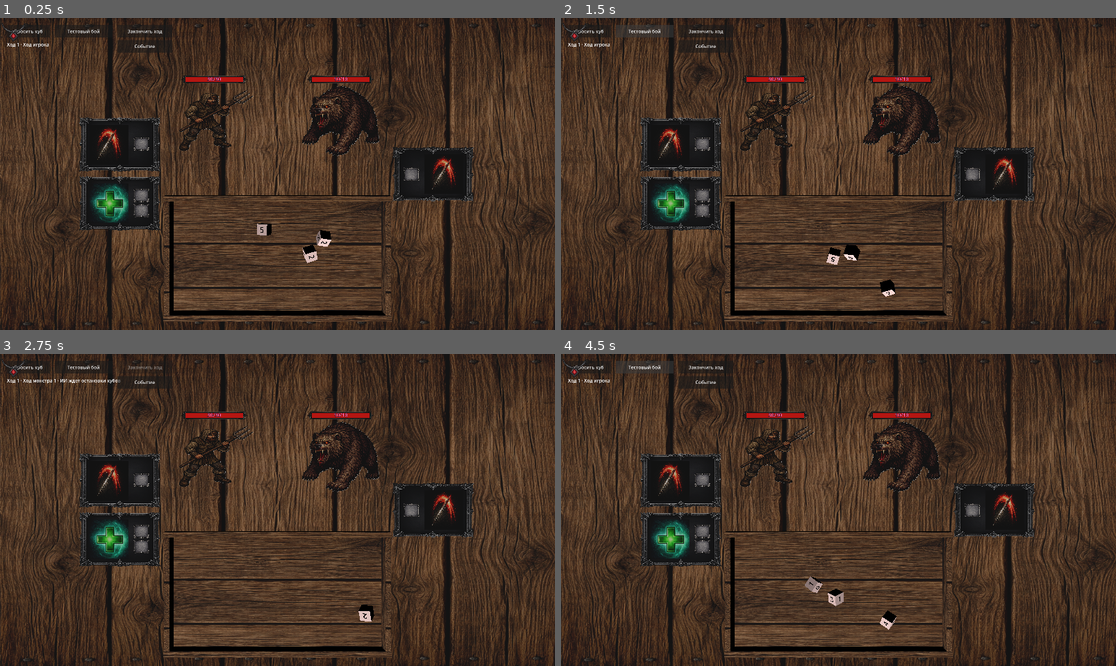
Above: before the commit, frames 1-4 (two rows, left to right).
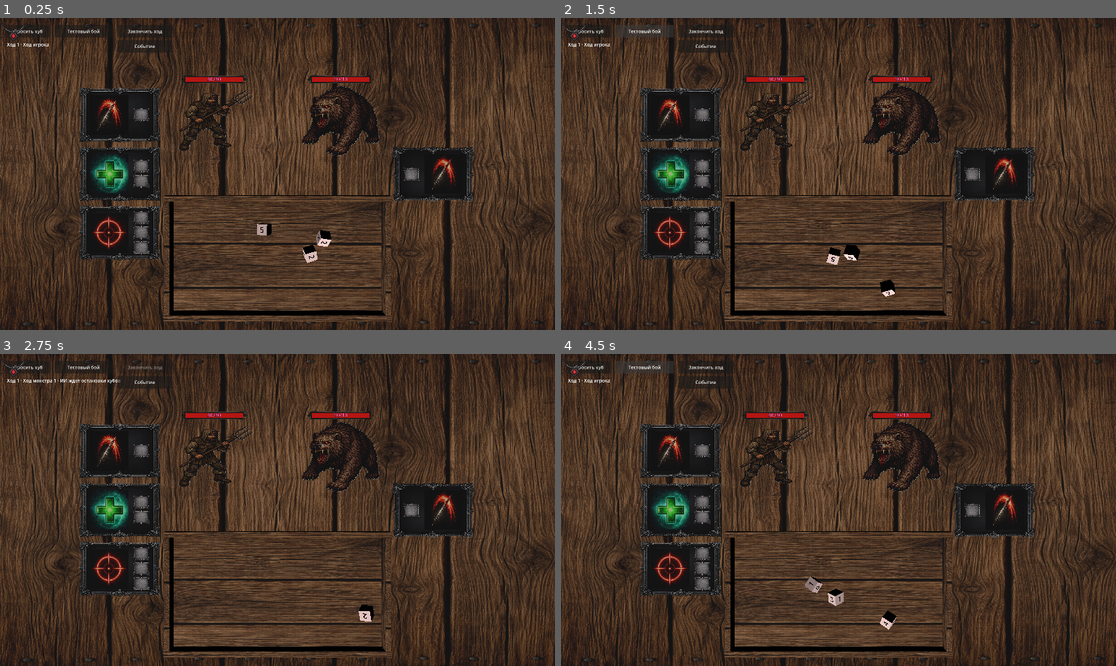
Above: after the commit, the same moments.

Repository: olegbogai-web/dicegame
Game: Godot game, scene res://scenes/new_battle_table.tscn
Two runs of this game, one before a commit and one after it. Both use one fixed random seed, a clock stepped at 60 frames per second and the inputs below. This scene is started directly instead of the project's main scene.
Inputs:
- Up to frame 1 (0.25 s): no input
- Up to frame 2 (1.5 s): click "Бросить куб" at 0.5 s; click "Тестовый бой" at 1.25 s
- Up to frame 3 (2.75 s): click "Закончить ход" at 2 s
- Up to frame 4 (4.5 s): click "Событие" at 2.75 s; click "Бросить куб" at 3.5 s; click "Тестовый бой" at 4.25 s

The runs differ from the first frame. In frame 1, 5.1% of the frame differs, in the area x 14-29%, y 22-78%; in frame 2, 5.1%; in frame 3, 5.1%; in frame 4, 5.1%.

Commit message:
Add strengthening ability and include it in player base loadout

Diff:
--- /dev/null
+++ b/content/abilities/definitions/strengthening.tres
@@ -0,0 +1,66 @@
+[gd_resource type="Resource" script_class="AbilityDefinition" format=3]
+
+[ext_resource type="Script" uid="uid://hkq3wkhbbh1u" path="res://content/abilities/resources/ability_definition.gd" id="1_ability"]
+[ext_resource type="Script" uid="uid://lfpdg732cjt" path="res://content/abilities/resources/ability_condition.gd" id="2_condition"]
+[ext_resource type="Script" uid="uid://cijja5c0f6ibw" path="res://content/abilities/resources/ability_cost.gd" id="3_cost"]
+[ext_resource type="Script" uid="uid://vqakigfsnb18" path="res://content/abilities/resources/ability_dice_condition.gd" id="4_dice_condition"]
+[ext_resource type="Script" uid="uid://c2t7x3op44t3s" path="res://content/abilities/resources/ability_target_rule.gd" id="5_target_rule"]
+[ext_resource type="Script" uid="uid://drneiu6png0u3" path="res://content/abilities/resources/ability_effect_definition.gd" id="6_effect"]
+[ext_resource type="Texture2D" path="res://assets/ability/strengthening.png" id="7_icon"]
+[ext_resource type="Resource" path="res://content/statuses/definitions/strength.tres" id="8_strength_status"]
+
+[sub_resource type="Resource" id="AbilityDiceCondition_pay"]
+script = ExtResource("4_dice_condition")
+required_count = 3
+required_tags = PackedStringArray()
+forbidden_tags = PackedStringArray()
+accepted_face_ids = PackedStringArray()
+consume_order = PackedStringArray()
+
+[sub_resource type="Resource" id="AbilityCost_main"]
+script = ExtResource("3_cost")
+dice_conditions = Array[ExtResource("4_dice_condition")]([SubResource("AbilityDiceCondition_pay")])
+
+[sub_resource type="Resource" id="AbilityCondition_total_nine"]
+script = ExtResource("2_condition")
+condition_id = "selected_dice_total_nine"
+predicate = &"selected_dice_total_equals"
+parameters = {
+"max_dice_count": 3,
+"min_dice_count": 1,
+"total": 9
+}
+
+[sub_resource type="Resource" id="AbilityEffect_apply_strength"]
+script = ExtResource("6_effect")
+effect_id = "strengthening_apply_strength"
+effect_type = &"apply_status"
+dice_query_tags = PackedStringArray()
+parameters = {
+"stacks": 2,
+"status_definition": ExtResource("8_strength_status")
+}
+
+[sub_resource type="Resource" id="AbilityTargetRule_self"]
+script = ExtResource("5_target_rule")
+side = 3
+selection = 0
+min_targets = 0
+max_targets = 0
+allow_self = true
+required_tags = PackedStringArray()
+forbidden_tags = PackedStringArray()
+
+[resource]
+script = ExtResource("1_ability")
+ability_id = "strengthening"
+display_name = "Усиление"
+description = "Требует сумму значений выбранных кубов 9 (до 3 кубов). Накладывает Сила +2."
+icon = ExtResource("7_icon")
+tags = PackedStringArray("support", "buff", "strength")
+owner_scope = 0
+cost = SubResource("AbilityCost_main")
+target_rule = SubResource("AbilityTargetRule_self")
+use_conditions = Array[ExtResource("2_condition")]([SubResource("AbilityCondition_total_nine")])
+effects = Array[ExtResource("6_effect")]([SubResource("AbilityEffect_apply_strength")])
+follow_up_ability_ids = PackedStringArray()
--- a/content/combat/runtime/battle_ability_runtime.gd
+++ b/content/combat/runtime/battle_ability_runtime.gd
@@ -26,7 +26,8 @@
 		return false
 	if ability.cost == null or not ability.cost.requires_dice():
 		return true
-	return collect_dice_for_ability(ability, dice_list, require_stopped).size() >= get_required_dice_count(ability)
+	var collected_dice := collect_dice_for_ability(ability, dice_list, require_stopped)
+	return collected_dice.size() >= get_required_dice_count(ability) and are_use_conditions_satisfied(ability, collected_dice)
 
 
 static func can_use_any_ability(
@@ -76,6 +77,37 @@
 	return selected
 
 
+static func are_use_conditions_satisfied(ability: AbilityDefinition, selected_dice: Array[Dice]) -> bool:
+	if ability == null:
+		return false
+	for condition in ability.use_conditions:
+		if condition == null:
+			continue
+		if condition.predicate == &"selected_die_top_face_parity":
+			if selected_dice.is_empty():
+				return false
+			var parity := String(condition.parameters.get("parity", ""))
+			var top_face_value := selected_dice[0].get_top_face_value()
+			if parity == "even" and top_face_value % 2 != 0:
+				return false
+			if parity == "odd" and top_face_value % 2 == 0:
+				return false
+		elif condition.predicate == &"selected_dice_total_equals":
+			var min_dice_count := maxi(int(condition.parameters.get("min_dice_count", 1)), 0)
+			var max_dice_count := maxi(int(condition.parameters.get("max_dice_count", selected_dice.size())), 0)
+			if selected_dice.size() < min_dice_count or selected_dice.size() > max_dice_count:
+				return false
+			var required_total := int(condition.parameters.get("total", 0))
+			var current_total := 0
+			for dice in selected_dice:
+				if dice == null or not is_instance_valid(dice):
+					return false
+				current_total += maxi(dice.get_top_face_value(), 0)
+			if current_total != required_total:
+				return false
+	return true
+
+
 static func filter_ready_dice(dice_list: Array[Dice], require_stopped: bool = false) -> Array[Dice]:
 	return _filter_candidate_dice(dice_list, require_stopped)
 
@@ -106,7 +138,7 @@
 	for forbidden_tag in dice_condition.forbidden_tags:
 		if dice_tags.has(forbidden_tag):
 			return false
-	return _satisfies_ability_use_conditions(dice, ability)
+	return _satisfies_selected_die_use_conditions(dice, ability)
 
 
 static func is_die_fully_stopped(dice: Dice) -> bool:
@@ -188,17 +220,18 @@
 	return selected if selected.size() >= required_count else []
 
 
-static func _satisfies_ability_use_conditions(dice: Dice, ability: AbilityDefinition) -> bool:
+static func _satisfies_selected_die_use_conditions(dice: Dice, ability: AbilityDefinition) -> bool:
 	if dice == null or ability == null:
 		return false
 	for condition in ability.use_conditions:
 		if condition == null:
 			continue
-		if condition.predicate == &"selected_die_top_face_parity":
-			var parity := String(condition.parameters.get("parity", ""))
-			var top_face_value := dice.get_top_face_value()
-			if parity == "even" and top_face_value % 2 != 0:
-				return false
-			if parity == "odd" and top_face_value % 2 == 0:
-				return false
+		if condition.predicate != &"selected_die_top_face_parity":
+			continue
+		var parity := String(condition.parameters.get("parity", ""))
+		var top_face_value := dice.get_top_face_value()
+		if parity == "even" and top_face_value % 2 != 0:
+			return false
+		if parity == "odd" and top_face_value % 2 == 0:
+			return false
 	return true
--- a/content/combat/runtime/battle_effect_runtime.gd
+++ b/content/combat/runtime/battle_effect_runtime.gd
@@ -4,6 +4,7 @@
 const BattleTurnRuntime = preload("res://content/combat/runtime/battle_turn_runtime.gd")
 const Dice = preload("res://content/dice/dice.gd")
 const StatusRuntime = preload("res://content/statuses/runtime/status_runtime.gd")
+const BattleAbilityRuntime = preload("res://content/combat/runtime/battle_ability_runtime.gd")
 
 
 static func activate_current_turn_ability(battle_room, ability: AbilityDefinition, target_descriptor: Dictionary) -> Dictionary:
@@ -19,6 +20,13 @@
 	for raw_dice in target_descriptor.get("consumed_dice", []):
 		if raw_dice is Dice:
 			consumed_dice.append(raw_dice as Dice)
+
+	if not BattleAbilityRuntime.are_use_conditions_satisfied(ability, consumed_dice):
+		return {
+			"success": false,
+			"affected_targets": [],
+			"battle_finished": BattleTurnRuntime.is_battle_over(battle_room),
+		}
 
 	var source_descriptor := _resolve_current_turn_source_descriptor(battle_room)
 	StatusRuntime.trigger_event(StatusRuntime.build_event_context(
--- a/content/entities/player.gd
+++ b/content/entities/player.gd
@@ -47,7 +47,7 @@
 	runtime_cube_global_map = base_stat.get_resolved_base_cube_global_map().duplicate(true)
 	runtime_reward_cube = base_stat.get_resolved_base_reward_cube().duplicate(true)
 	runtime_money_cube = base_stat.get_resolved_base_money_cube().duplicate(true)
-	ability_loadout = base_stat.starting_abilities.duplicate()
+	ability_loadout = base_stat.get_resolved_starting_abilities().duplicate()
 	artifacts_runtime.clear()
 	run_flags.clear()
 
--- a/content/entities/player_base_stat.gd
+++ b/content/entities/player_base_stat.gd
@@ -15,6 +15,9 @@
 const MONEY_DICE_SKIN := preload("res://assets/dice_edges/money_dice_skin.png")
 const DiceDefinitionScript = preload("res://content/dice/resources/dice_definition.gd")
 const DiceFaceDefinitionScript = preload("res://content/dice/resources/dice_face_definition.gd")
+const STARTING_COMMON_ATTACK_ABILITY := preload("res://content/abilities/definitions/common_attack.tres")
+const STARTING_HEAL_ABILITY := preload("res://content/abilities/definitions/heal.tres")
+const STARTING_STRENGTHENING_ABILITY := preload("res://content/abilities/definitions/strengthening.tres")
 
 @export_category("Identity")
 @export var player_id := ""
@@ -51,7 +54,7 @@
 		return false
 	if get_resolved_base_money_cube() == null:
 		return false
-	for ability_definition in starting_abilities:
+	for ability_definition in get_resolved_starting_abilities():
 		if ability_definition == null or not ability_definition.supports_owner(true):
 			return false
 	for artifact_definition in get_resolved_artifacts_base():
@@ -76,6 +79,12 @@
 	if base_money_cube != null:
 		return base_money_cube
 	return _build_default_money_cube_definition()
+
+
+func get_resolved_starting_abilities() -> Array[AbilityDefinition]:
+	if not starting_abilities.is_empty():
+		return starting_abilities
+	return _build_default_starting_abilities()
 
 
 func get_resolved_artifacts_base() -> Array[ArtifactDefinition]:
@@ -143,6 +152,14 @@
 	return []
 
 
+func _build_default_starting_abilities() -> Array[AbilityDefinition]:
+	return [
+		STARTING_COMMON_ATTACK_ABILITY,
+		STARTING_HEAL_ABILITY,
+		STARTING_STRENGTHENING_ABILITY,
+	]
+
+
 func _build_money_face(value: String) -> DiceFaceDefinition:
 	var face := DiceFaceDefinitionScript.new()
 	face.text_value = value
--- a/content/global_map/runtime/global_map_flow_orchestrator.gd
+++ b/content/global_map/runtime/global_map_flow_orchestrator.gd
@@ -348,7 +348,6 @@
 	var base_stat := PlayerBaseStat.new()
 	base_stat.player_id = "global_map_runtime_player"
 	base_stat.display_name = "GlobalMapRuntimePlayer"
-	base_stat.starting_abilities = []
 	var player := Player.new(base_stat)
 	GlobalMapRuntimeState.save_runtime_player(player)
 	return player
--- a/content/rooms/subclasses/battle_room.gd
+++ b/content/rooms/subclasses/battle_room.gd
@@ -6,6 +6,7 @@
 const TEST_MONSTER_DEFINITION := preload("res://content/monsters/definitions/test_monster.tres")
 const COMMON_ATTACK_ABILITY := preload("res://content/abilities/definitions/common_attack.tres")
 const HEAL_ABILITY := preload("res://content/abilities/definitions/heal.tres")
+const STRENGTHENING_ABILITY := preload("res://content/abilities/definitions/strengthening.tres")
 const BattleAbilityRuntime = preload("res://content/combat/runtime/battle_ability_runtime.gd")
 const BattleTurnRuntime = preload("res://content/combat/runtime/battle_turn_runtime.gd")
 const BattleEffectRuntime = preload("res://content/combat/runtime/battle_effect_runtime.gd")
@@ -448,6 +449,7 @@
 	base_stat.starting_abilities = [
 		COMMON_ATTACK_ABILITY,
 		HEAL_ABILITY,
+		STRENGTHENING_ABILITY,
 	]
 	base_stat.starting_dice = [
 		preload("res://content/resources/base_cube.tres"),
--- a/scenes/battle_table.gd
+++ b/scenes/battle_table.gd
@@ -814,6 +814,7 @@
 	if frame == null:
 		return false
 	var relevant_slot_count := 0
+	var consumed_dice: Array[Dice] = []
 	for slot_state in _player_ability_slot_states:
 		if slot_state.get("frame") != frame:
 			continue
@@ -821,7 +822,11 @@
 		var assigned_dice := _find_dice_for_slot(slot_state, _get_board_dice())
 		if assigned_dice == null or not assigned_dice.is_snapped_to_ability_slot():
 			return false
-	return relevant_slot_count > 0 or battle_room_data.get_required_dice_slots(frame_state.get("ability") as AbilityDefinition) == 0
+		consumed_dice.append(assigned_dice)
+	var has_required_slots := relevant_slot_count > 0 or battle_room_data.get_required_dice_slots(frame_state.get("ability") as AbilityDefinition) == 0
+	if not has_required_slots:
+		return false
+	return BattleAbilityRuntime.are_use_conditions_satisfied(frame_state.get("ability") as AbilityDefinition, consumed_dice)
 
 
 func _collect_ready_dice_for_frame(frame: MeshInstance3D) -> Array[Dice]:
Not shown, changed: docs/ARTIFACT_ARCHITECTURE.md
Not shown, changed: docs/COMBAT_ARCHITECTURE.md
